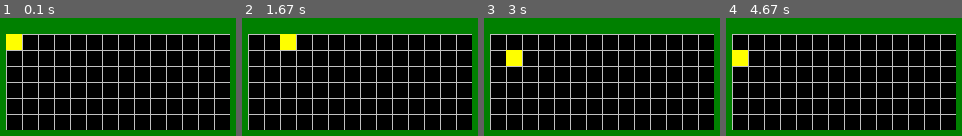
Above: before the commit, frames 1-4 (left to right).
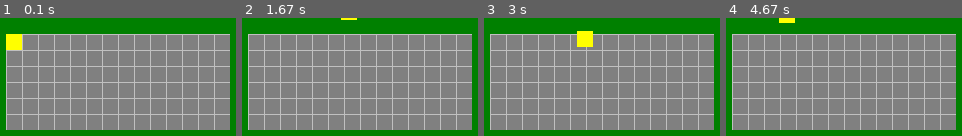
Above: after the commit, the same moments.

Repository: Abdul-MughisA/AAM-Project
Game: pygame game, started from Python/NEW/main.py
Same seed, same stepped clock (60 frames per second), same inputs: the game is played once before the commit and once after it.
Inputs:
- Up to frame 1 (0.1 s): no input
- Up to frame 2 (1.67 s): hold A 0.33-0.8 s; hold Right 0.33-0.8 s; hold Right 0.83-1.3 s; hold W 1.33-1.63 s
- Up to frame 3 (3 s): hold Right 1.67-2.13 s; hold A 2.17-2.7 s; hold Down from 2.73 s (still down)
- Up to frame 4 (4.67 s): release Down at 3.03 s; hold A 3.07-3.47 s; hold Up 3.5-3.87 s; hold Down from 4.57 s (still down)

The runs differ from the first frame. In frame 1, 67% of the frame differs, in the area x 2-98%, y 14-95%; in frame 2, 68%; in frame 3, 68%; in frame 4, 68%, in the area x 2-98%, y 0-95%.

Commit message:
Smooth Movement

Diff:
--- a/Python/NEW/main.py
+++ b/Python/NEW/main.py
@@ -9,7 +9,6 @@
 class Game:
     def __init__(self):
         # initialises the game window
-        self.running = True
         pygame.init()
         pygame.mixer.init() # initialise sound
         self.screen = pygame.display.set_mode((WIDTH, HEIGHT))
@@ -32,7 +31,6 @@
         # creates all objects
         self.all_sprites = pygame.sprite.Group()
         self.walls = pygame.sprite.Group()
-        self.player = Player(self, 7, 7)
         for row, tiles in enumerate(self.map_data):
             for col, tile in enumerate(tiles):
                 if tile == '1':
@@ -43,13 +41,16 @@
 
 
     def run(self):
-        self.clock.tick(FPS)
         self.playing = True
         while self.playing:
-            self.clock.tick(FPS)
+            self.dt = self.clock.tick(FPS) / 1000
             self.events()
             self.update()
             self.draw()
+
+    def quit():
+        pygame.quit()
+        sys.exit()
 
     def update(self):
         self.all_sprites.update()
@@ -57,20 +58,21 @@
     def events(self):
         for event in pygame.event.get():
             if event.type == pygame.QUIT:
-                if self.playing:
-                    self.playing = False
-                self.running = False
+                self.quit()
+            if event.type == pygame.KEYDOWN:
+                if event.key == pygame.K_ESCAPE:
+                    self.quit()
 
             # key events for WASD and arrow keys
-            if event.type == pygame.KEYDOWN:
-                if event.key == pygame.K_LEFT or event.key == pygame.K_a:
-                    self.player.move(dx=-1)
-                if event.key == pygame.K_RIGHT or event.key == pygame.K_d:
-                    self.player.move(dx=1)
-                if event.key == pygame.K_UP or event.key == pygame.K_w:
-                    self.player.move(dy=-1)
-                if event.key == pygame.K_DOWN or event.key == pygame.K_s:
-                    self.player.move(dy=1)
+            # if event.type == pygame.KEYDOWN:
+            #     if event.key == pygame.K_LEFT or event.key == pygame.K_a:
+            #         self.player.move(dx=-1)
+            #     if event.key == pygame.K_RIGHT or event.key == pygame.K_d:
+            #         self.player.move(dx=1)
+            #     if event.key == pygame.K_UP or event.key == pygame.K_w:
+            #         self.player.move(dy=-1)
+            #     if event.key == pygame.K_DOWN or event.key == pygame.K_s:
+            #         self.player.move(dy=1)
 
 
     # draws the grey lines to show the grid
@@ -81,10 +83,9 @@
             pygame.draw.line(self.screen, SILVER, (0, y), (WIDTH, y))
 
     def draw(self):
-        self.screen.fill(BLACK)
+        self.screen.fill(BGCOLOUR)
         self.draw_grid()
         self.all_sprites.draw(self.screen)
-
         pygame.display.flip()
 
     def show_start_screen(self):
@@ -95,8 +96,6 @@
 
 game = Game()
 game.show_start_screen()
-while game.running:
+while True:
     game.new()
     game.show_gameover_screen()
-
-pygame.quit()
--- a/Python/NEW/settings.py
+++ b/Python/NEW/settings.py
@@ -24,3 +24,6 @@
 TILESIZE = 16
 GRIDWIDTH = WIDTH / TILESIZE
 GRIDHEIGHT = HEIGHT / TILESIZE
+
+# PLAYER SETTINGS
+PLAYER_SPEED = 100
--- a/Python/NEW/sprites.py
+++ b/Python/NEW/sprites.py
@@ -9,8 +9,22 @@
         self.image = pygame.Surface((TILESIZE, TILESIZE))
         self.image.fill(YELLOW)
         self.rect = self.image.get_rect()
-        self.x = x
-        self.y = y
+        self.vx, self.vy = 0, 0
+        self.x = x * TILESIZE
+        self.y = y * TILESIZE
+
+
+    def get_keys(self):
+        self.vx, self.vy = 0, 0
+        keys = pygame.key.get_pressed()
+        if keys[pygame.K_LEFT] or keys[pygame.K_a]:
+            self.vx = -PLAYER_SPEED
+        if keys[pygame.K_RIGHT] or keys[pygame.K_d]:
+            self.vx = PLAYER_SPEED
+        if keys[pygame.K_UP] or keys[pygame.K_w]:
+            self.vy = -PLAYER_SPEED
+        if keys[pygame.K_DOWN] or keys[pygame.K_s]:
+            self.vy = PLAYER_SPEED
 
     # d variables set to 0 when they are unspecified
     def move(self, dx=0, dy=0):
@@ -26,8 +40,10 @@
         return False
 
     def update(self):
-        self.rect.x = self.x * TILESIZE
-        self.rect.y = self.y * TILESIZE
+        self.get_keys()
+        self.x += self.vx * self.game.dt
+        self.y += self.vy * self.game.dt
+        self.rect.topleft = ((self.x, self.y))
 
 class Wall(pygame.sprite.Sprite):
     def __init__(self, game, x, y):
Not shown, changed: 1 Timeline.md
